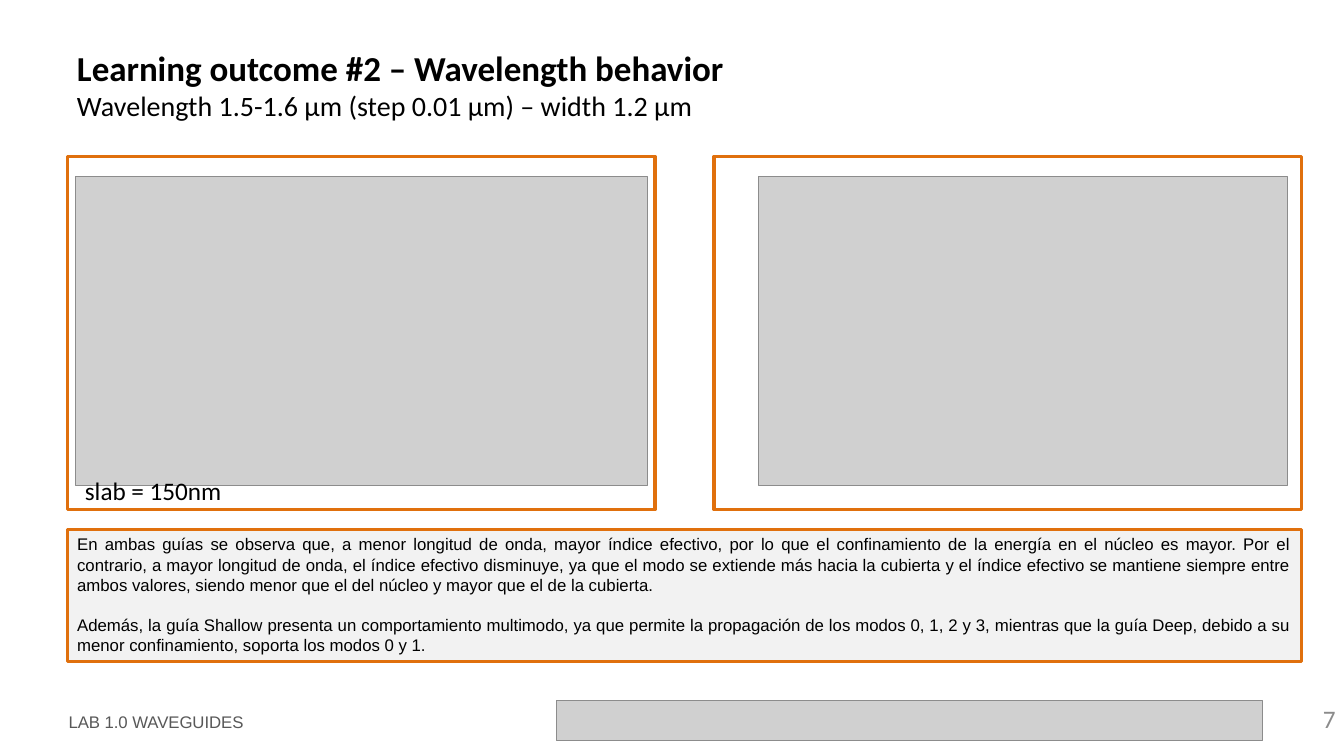
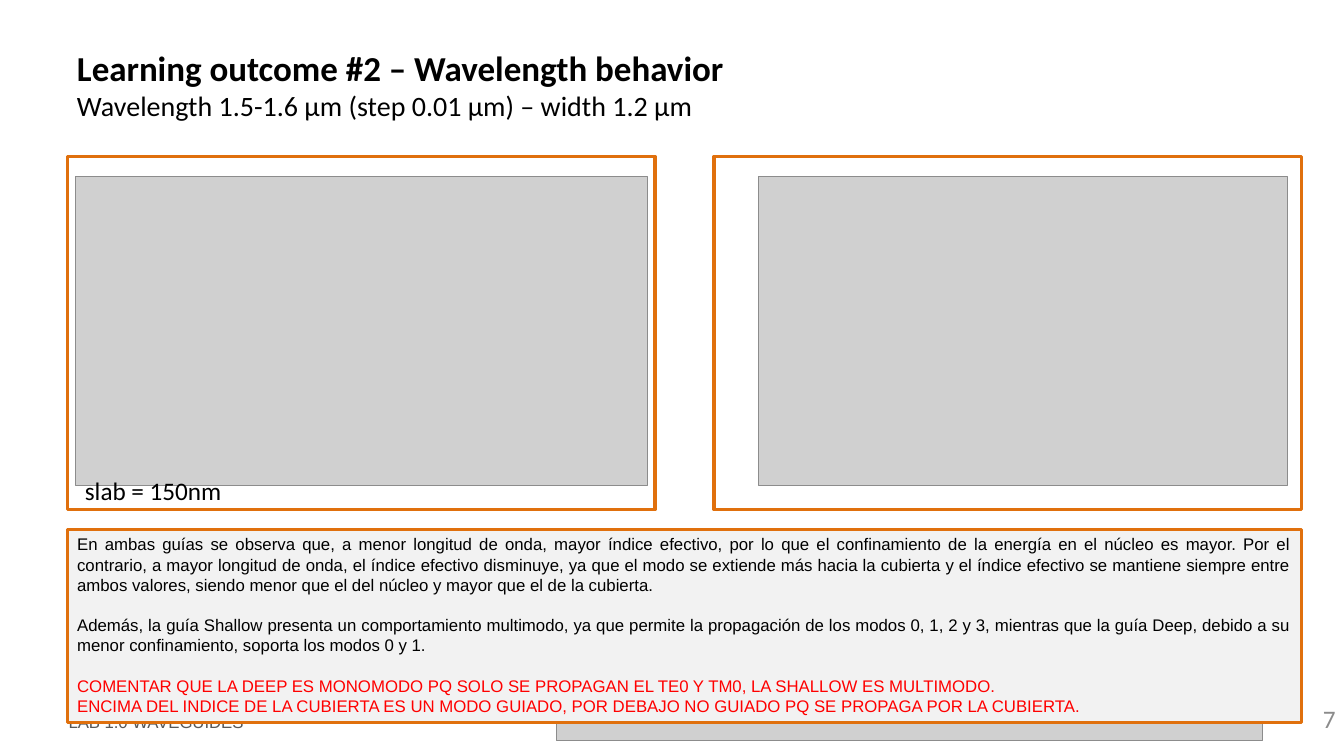
Before and after one commit to jllanoh/cifoin-lab1, a slide deck: slide 7 of LabBook_10.pptx. Drawn at 1344x756 pixels with LibreOffice and Linux fonts; fonts in the diff are those of the drawing; grey boxes stand for pictures; background and template pictures are left out. Boxes give left, top, right and bottom in pixels: in the first picture for what was removed or moved away, otherwise in the second. Text is boxed around its words. In the diff, an @@ line names an element or a change of style, - is before the commit and + after.

Commit message:
pptx update

```diff
--- a/LabBook_10.pptx
+++ b/LabBook_10.pptx
@@ rectangle "En ambas guías se observa ...": place and size @@
-rectangle "En ambas guías se observa ..." at [68,529,1303,661]
+rectangle "En ambas guías se observa ..." at [68,529,1303,723]
@@ text in rectangle at [77,680,1080,715]: paragraphs added @@
+COMENTAR QUE LA DEEP ES MONOMODO PQ SOLO SE PROPAGAN EL TE0 Y TM0, LA SHALLOW ES MULTIMODO.
+ENCIMA DEL INDICE DE LA CUBIERTA ES UN MODO GUIADO, POR DEBAJO NO GUIADO PQ SE PROPAGA POR LA CUBIERTA.
```
Also in this commit, not shown: 4 other slides changed, 2 other files.
